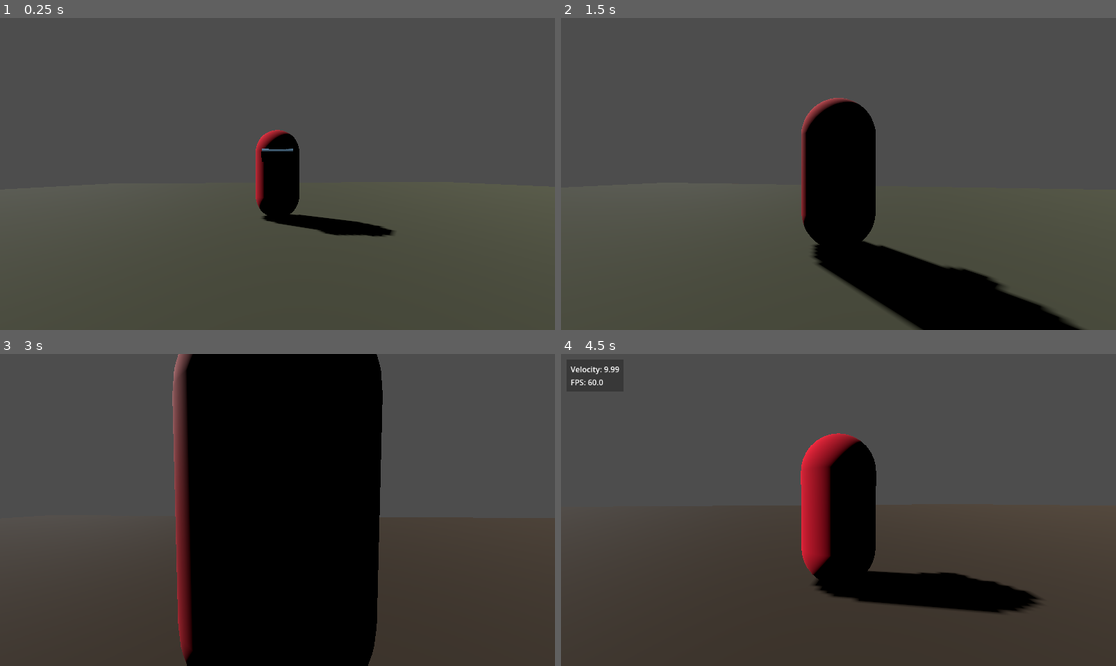
Above: before the commit, frames 1-4 (two rows, left to right).
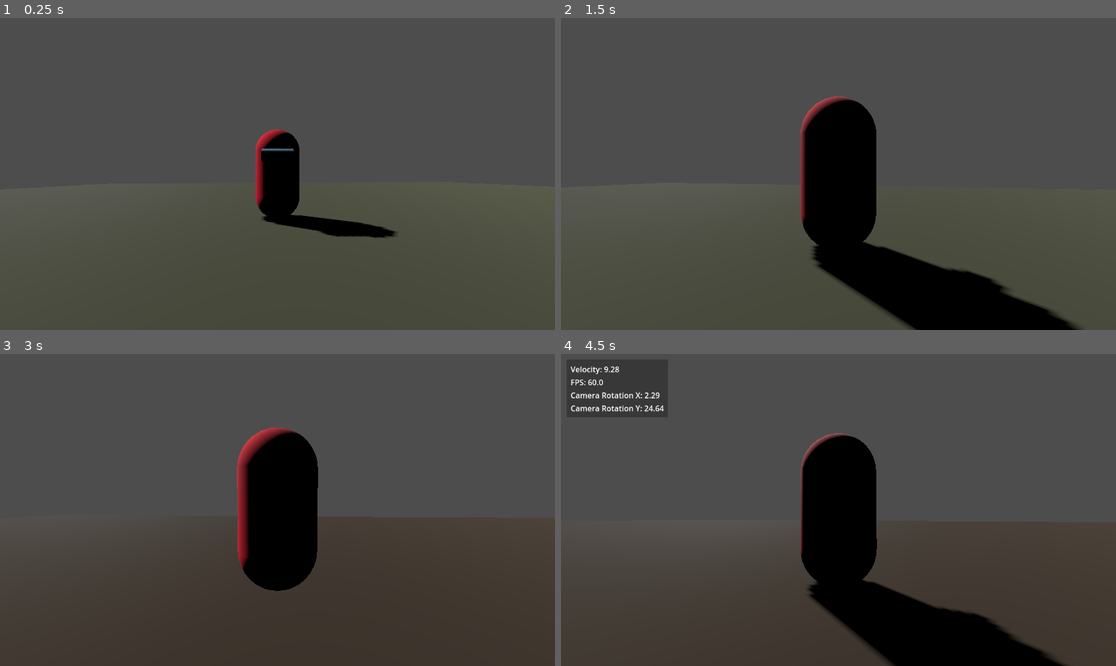
Above: after the commit, the same moments.

Repository: OLIWAPUNK/WSKAZEM
Game: Godot game, scene res://Scenes/World/DebugWorld.tscn
The game is run twice, just before and just after one commit, with the same random seed, the same clock (stepped at 60 frames per second) and the same inputs.
Inputs (mouse positions are in pixels of both pictures, inside the frame that each line leads up to):
- Up to frame 1 (0.25 s): no input
- Up to frame 2 (1.5 s): move the mouse to (866, 174) at 0.52 s; hold Mouse wheel up (zoom_in) 0.53-1.28 s; hold W (up) from 0.53 s (still down); tap Space (jump) at 0.77 s; move the mouse to (810, 174) at 1.27 s; tap Mouse wheel down (zoom_out) at 1.35 s
- Up to frame 3 (3 s): keep holding W (up); tap Space (jump) at 1.52 s; move the mouse to (288, 503) at 2.02 s; hold Mouse wheel up (zoom_in) 2.03-2.78 s; move the mouse to (271, 516) at 2.77 s; tap Mouse wheel down (zoom_out) at 2.85 s
- Up to frame 4 (4.5 s): keep holding W (up); tap Space (jump) at 3.02, 3.77 s; move the mouse to (877, 513) at 3.52 s; hold Mouse wheel up (zoom_in) 3.53-4.28 s; tap F1 (debug) at 4.15 s; move the mouse to (794, 506) at 4.27 s; tap Mouse wheel down (zoom_out) at 4.35 s

The runs differ from the first frame. In frame 1, 0.2% of the frame differs, in the area x 46-72%, y 35-71%; in frame 2, 0.8%; in frame 3, 31%, in the area x 31-69%, y 0-100%; in frame 4, 11%.

Commit message:
Small fixes and debug stuff

Diff:
--- a/Scenes/UI/DebugUI.tscn
+++ b/Scenes/UI/DebugUI.tscn
@@ -16,6 +16,7 @@
 anchor_bottom = 1.0
 grow_horizontal = 2
 grow_vertical = 2
+mouse_filter = 1
 script = ExtResource("1_fpupx")
 
 [node name="PanelContainer" type="PanelContainer" parent="."]
--- a/Scenes/World/DebugWorld.tscn
+++ b/Scenes/World/DebugWorld.tscn
@@ -39,7 +39,7 @@
 metallic = 1.0
 
 [sub_resource type="SphereShape3D" id="SphereShape3D_xcwyu"]
-radius = 1.0
+radius = 0.4
 
 [node name="DebugWorld" type="Node3D"]
 
--- a/Scripts/Camera.gd
+++ b/Scripts/Camera.gd
@@ -3,5 +3,5 @@
 @export var FOLLOW_SPEED := 10.0
 @export var TARGET: Node3D
 
-func _process(delta: float) -> void:
+func _physics_process(delta: float) -> void:
 	position = lerp(position, TARGET.position, FOLLOW_SPEED * delta)
--- a/Scripts/SpringArm.gd
+++ b/Scripts/SpringArm.gd
@@ -17,6 +17,9 @@
 		rotation.x -= event.relative.y * MOUSE_SENSITIVITY
 		rotation.x = clamp(rotation.x, MIN_VERTICAL_ANGLE, MAX_VERTICAL_ANGLE)
 
+	Global.debug.add_debug_property("Camera Rotation X", snapped(rad_to_deg(rotation.x), 0.01), 1)
+	Global.debug.add_debug_property("Camera Rotation Y", snapped(rad_to_deg(rotation.y), 0.01), 1)
+
 	if event.is_action_pressed("ui_cancel"):
 		if Input.get_mouse_mode() == Input.MOUSE_MODE_VISIBLE:
 			Input.set_mouse_mode(Input.MOUSE_MODE_CAPTURED)
